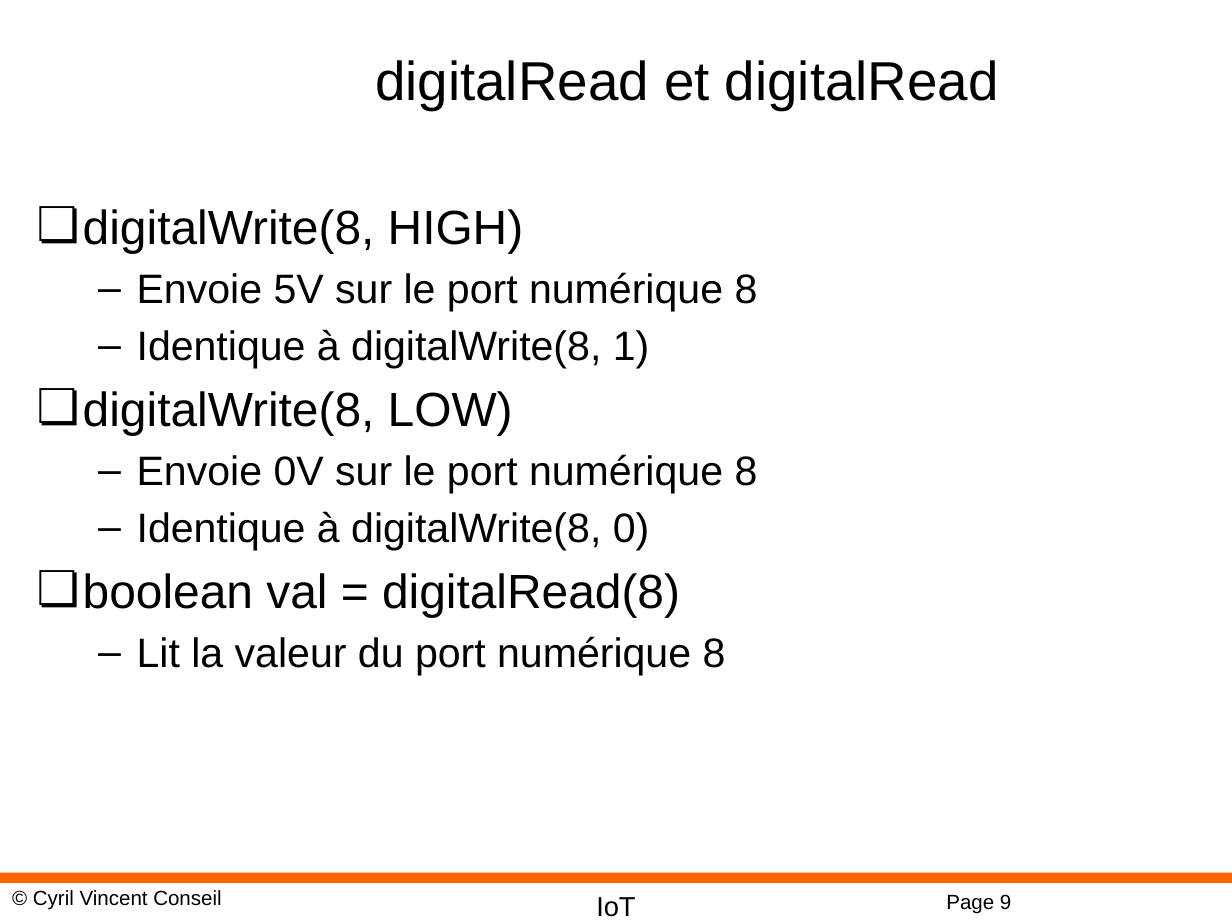
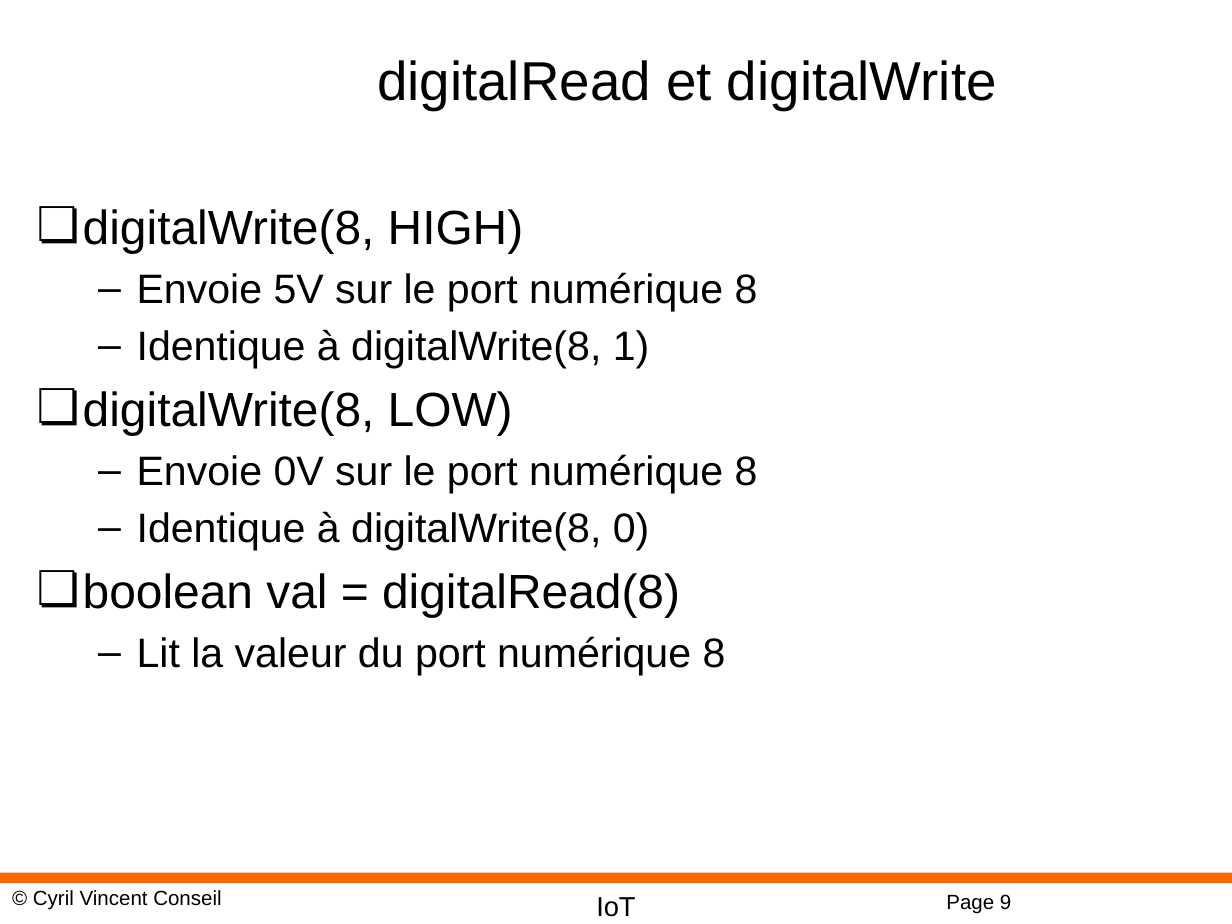
Before and after one commit to cyrilvincent/IoT, a slide deck: slide 9 of ppt/IoT04-ArduinoDev.pptx. Drawn at 1232x924 pixels with LibreOffice and Linux fonts; fonts in the diff are those of the drawing; background and template pictures are left out. Boxes give left, top, right and bottom in pixels: in the first picture for what was removed or moved away, otherwise in the second. Text is boxed around its words. In the diff, an @@ line names an element or a change of style, - is before the commit and + after.

```diff
--- a/ppt/IoT04-ArduinoDev.pptx
+++ b/ppt/IoT04-ArduinoDev.pptx
@@ title at [377,60,997,110]: text changed @@
-digitalRead et digitalRead
+digitalRead et digitalWrite
```
Also in this commit, not shown: 2 other slides changed, 4 other files.
